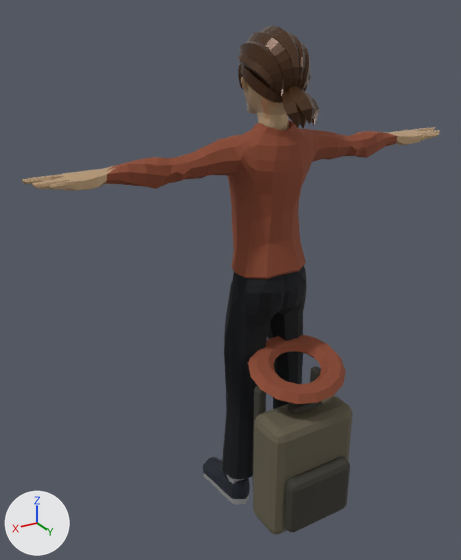
The glTF model models/characters/merch-male.glb: old version first, new version second.
Before and after are seen from a 50 mm lens placed at (1.248, 1.76, 1.915), pointed at (0.139, -0.089, 0.991). Every picture has the same lights, and +X, +Y and +Z are marked at lower left. The older version comes first. Where no turn or scale is listed for an object, it has been applied to the vertices.

The older version as bpy lines, for what is in view:
```python
me_casual2_body = bpy.data.meshes.new('Casual2_Body')
me_casual2_body.from_pydata(...)  # 1405 vertices, 2806 faces; spans x -0.84..0.84, y -0.19..0.06, z 1.02..1.56
# faces by material slot: [1006, 1800]
me_casual2_body.materials.append(mat_merch_bluetshirt)  # brown #955138
me_casual2_body.materials.append(mat_skin)  # beige #cead86
me_casual2_feet = bpy.data.meshes.new('Casual2_Feet')
me_casual2_feet.from_pydata(...)  # 280 vertices, 552 faces; spans x -0.192..0.192, y -0.287..0.001, z -0.001..0.244
# faces by material slot: [232, 320]
me_casual2_feet.materials.append(mat_white)  # grey #b4b4b4
me_casual2_feet.materials.append(mat_red_dark)  # dark blue #242933
me_torus = bpy.data.meshes.new('Torus')
me_torus.from_pydata(...)  # 96 vertices, 192 faces; spans x -0.191..0.191, y -0.169..0.169, z -0.066..0.066
me_torus.materials.append(mat_merch_bluetshirt)  # brown #955138
ob_casual2_body = bpy.data.objects.new('Casual2_Body', me_casual2_body)
ob_casual2_body.location = (0.0, 0.0, 0.0)
ob_casual2_feet = bpy.data.objects.new('Casual2_Feet', me_casual2_feet)
ob_casual2_feet.location = (0.0, 0.0, 0.0)
ob_concepthood = bpy.data.objects.new('ConceptHood', me_torus)
ob_concepthood.location = (-0.027, 0.119, 0.678)
# also in view: 'Casual2_Head' at (0.0, -0.004, 1.681); 'Backpack_FrontPocket' at (0.0, 0.307, 0.235); 'Backpack' at (0.0, 0.207, 0.315); 'Casual2_Legs' at (0.0, -0.051, 0.584)
```
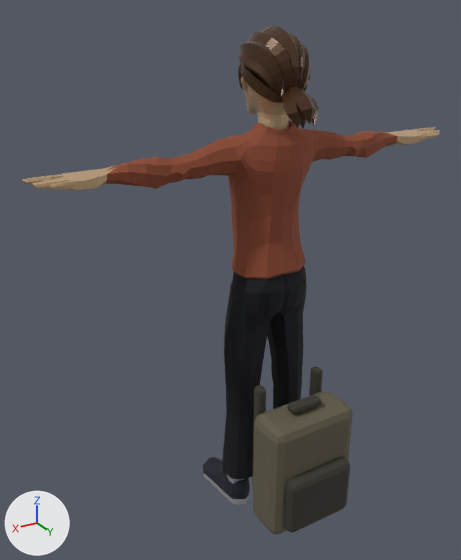
Pixel boxes [x1, y1, x2, y2] of what changed, in the pictures (461 x 560 px):
'ConceptHood', deleted (brown): before [248, 335, 346, 404]

The edits, one by one:
Object 'ConceptHood' (ob_concepthood) is deleted.
